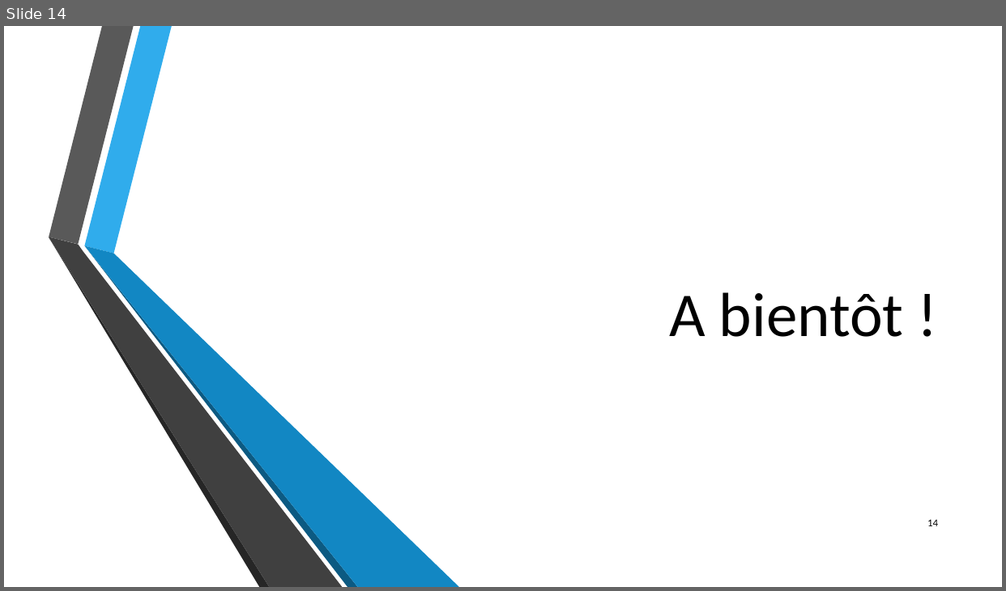
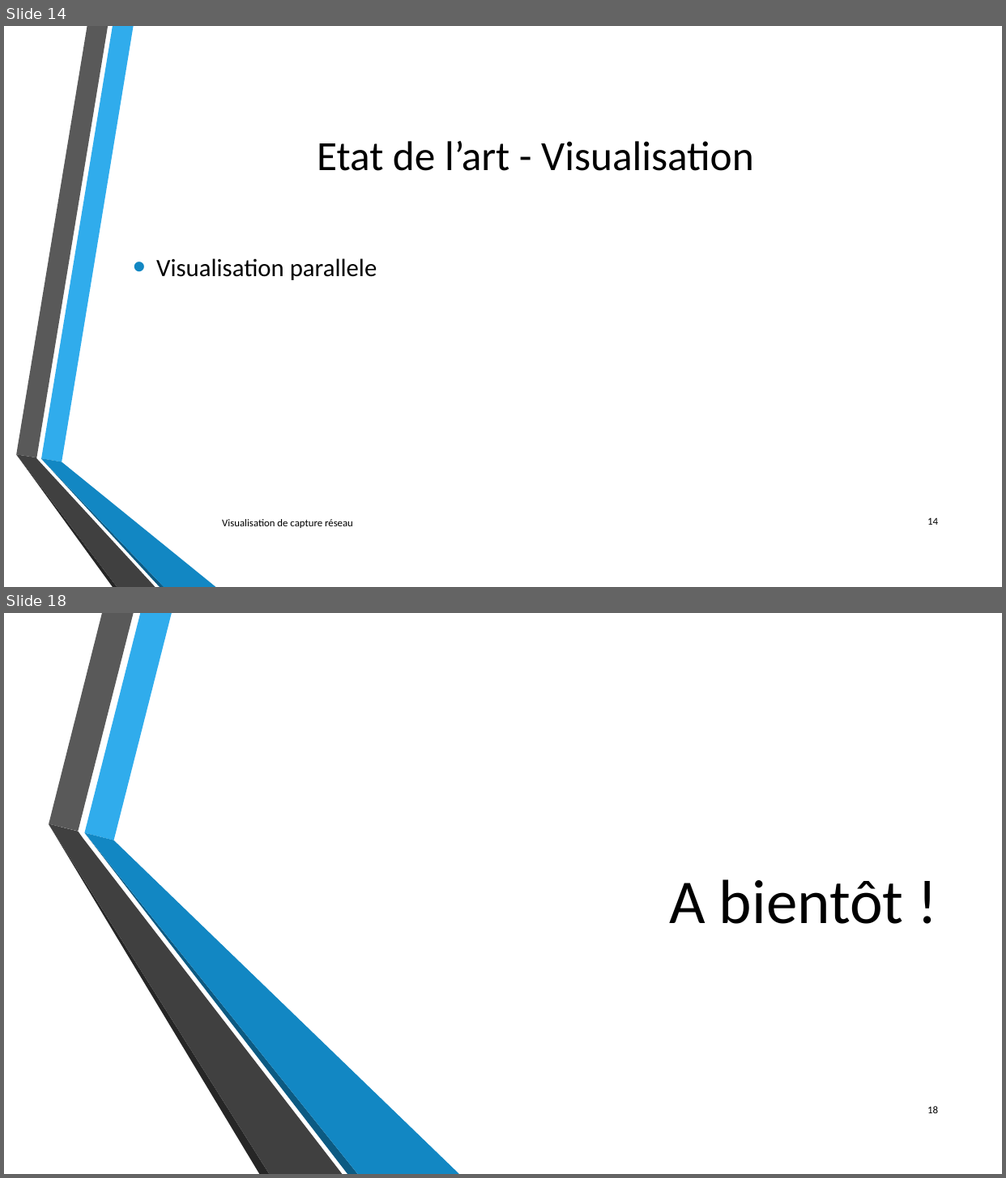
Before and after one commit to lechinoix/Pcap-visualization-project, a slide deck: Outils de visualisation de capture réseau.pptx. Shown one above the other, each under a label of ours: slide 14 before the commit, slides 14 and 18 after it; the slides between them are not shown. The pictures are 1006x591 and 1006x1178 pixels, drawn with LibreOffice and Linux fonts; fonts in the diff are those of the drawing; background and template pictures are left out. Boxes give left, top, right and bottom in pixels: in the first picture for what was removed or moved away, otherwise in the second. Text is boxed around its words. In the diff, an @@ line names an element or a change of style, - is before the commit and + after.

```diff
--- a/Outils de visualisation de capture réseau.pptx
+++ b/Outils de visualisation de capture réseau.pptx
@@ slide 14 added at box(4, 26, 1002, 587), background picture (left out) @@
@@ title added at box(317, 141, 754, 171), 40 pt, text #000000 @@
+Etat de l’art - Visualisation
@@ text added at box(156, 258, 377, 280), 24 pt, text #000000 @@
+• Visualisation parallele
@@ group added at box(16, 26, 216, 587): 6 freeform shapes @@
@@ text added at box(222, 519, 353, 528), 10 pt, text #000000 @@
+Visualisation de capture réseau
@@ page number added at box(927, 518, 938, 525), 10 pt, text #000000 @@
+14
@@ what was slide 14 is now slide 18 @@
@@ page number at box(927, 1106, 938, 1114): text changed @@
-14
+18
```
Also in this commit, not shown: 10 slides changed, 3 other slides added.
